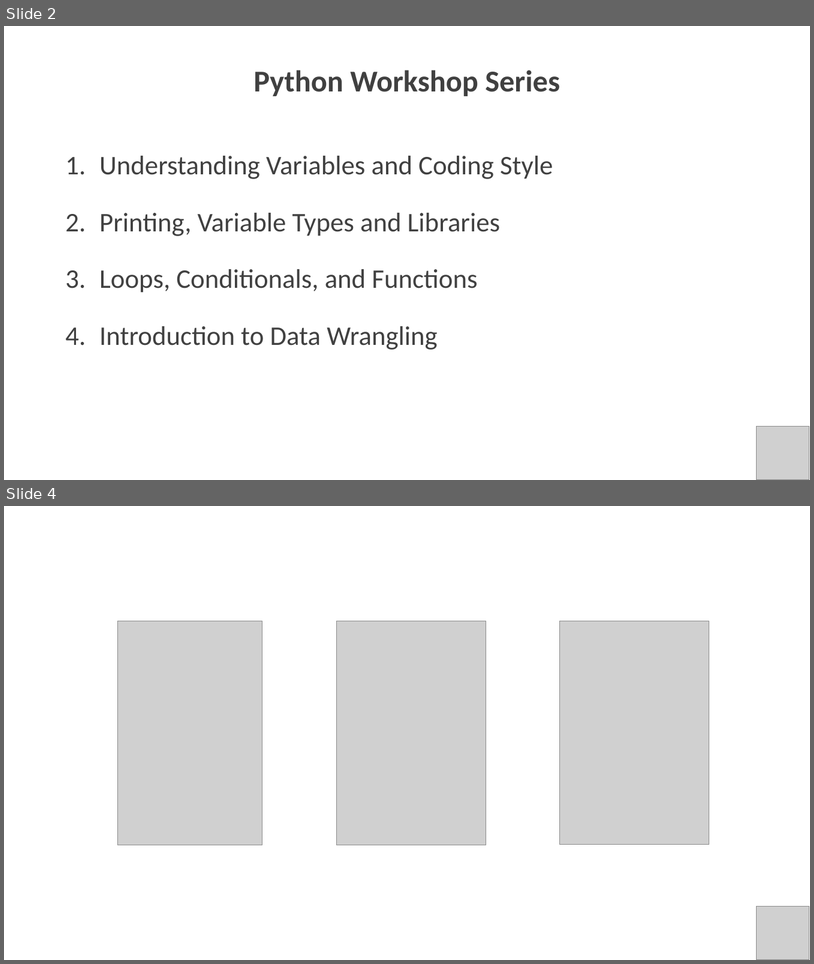
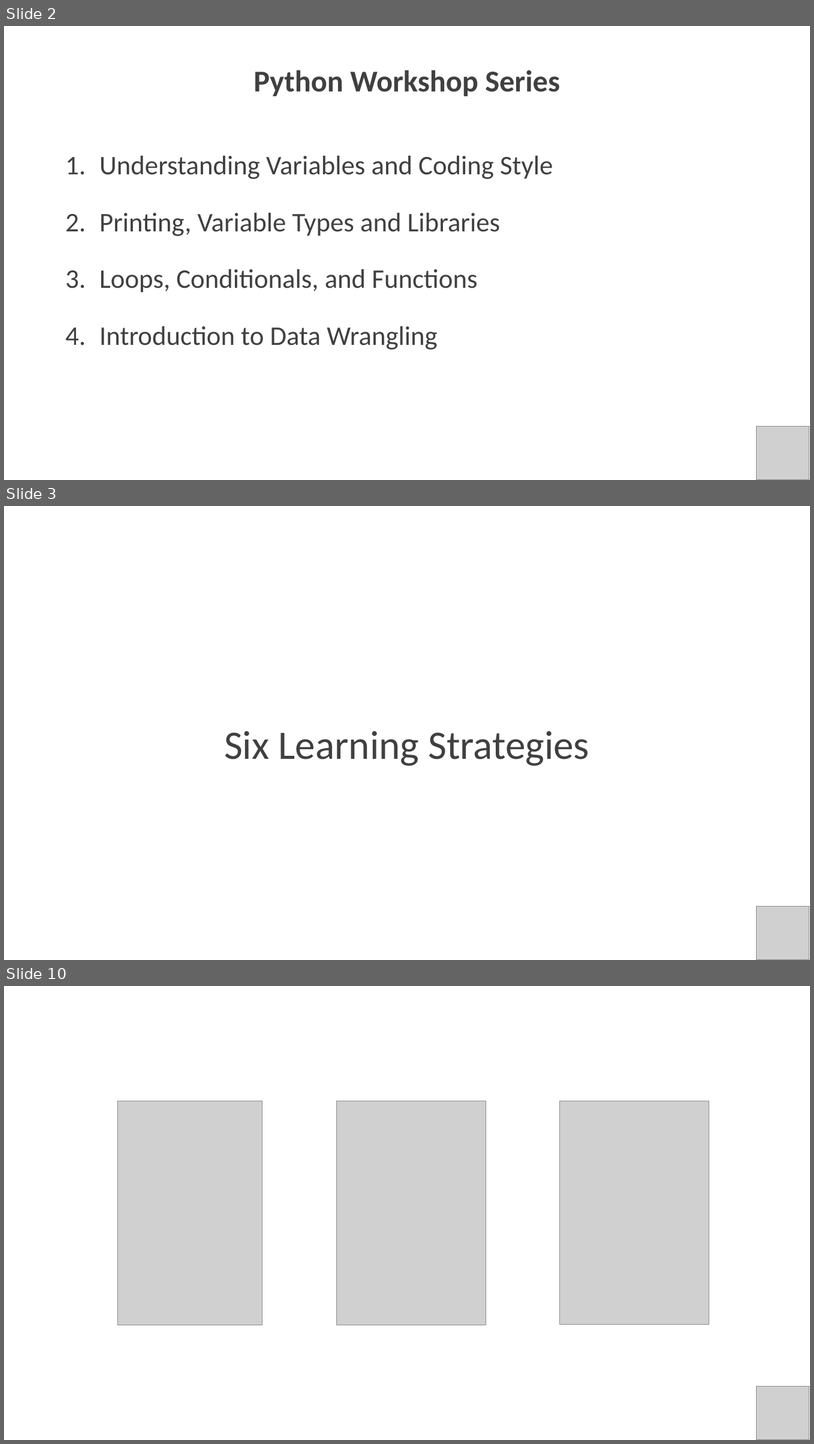
Before and after one commit to PracticumAI/python, a slide deck: presentations/01_intro_to_python.pptx. Shown one above the other, each under a label of ours: slides 2 and 4 before the commit, slides 2, 3 and 10 after it; the slides between them are not shown. The pictures are 814x964 and 814x1444 pixels, drawn with LibreOffice and Linux fonts; fonts in the diff are those of the drawing; grey boxes stand for pictures. Boxes give left, top, right and bottom in pixels: in the first picture for what was removed or moved away, otherwise in the second. Text is boxed around its words. In the diff, an @@ line names an element or a change of style, - is before the commit and + after.

```diff
--- a/presentations/01_intro_to_python.pptx
+++ b/presentations/01_intro_to_python.pptx
@@ slide 3 added at (4, 506, 810, 960), background #FFFFFF @@
@@ text added at (224, 731, 590, 766), 48 pt, text #404040 @@
+Six Learning Strategies
@@ picture added at (756, 906, 810, 960) @@
@@ what was slide 4 is now slide 10 @@
```
Also in this commit, not shown: 6 other slides added, 1 other file.
